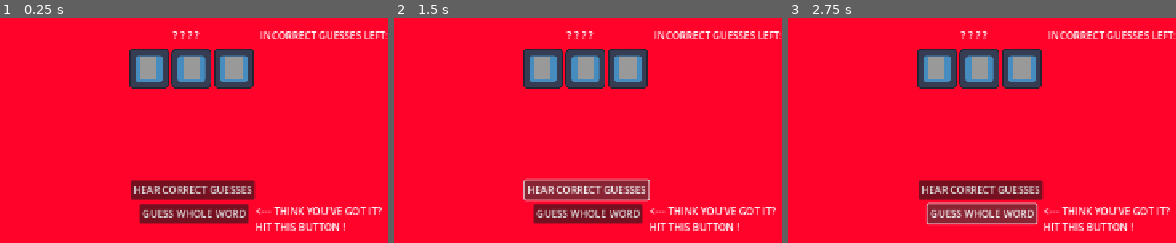
Above: before the commit, frames 1-3 (left to right).
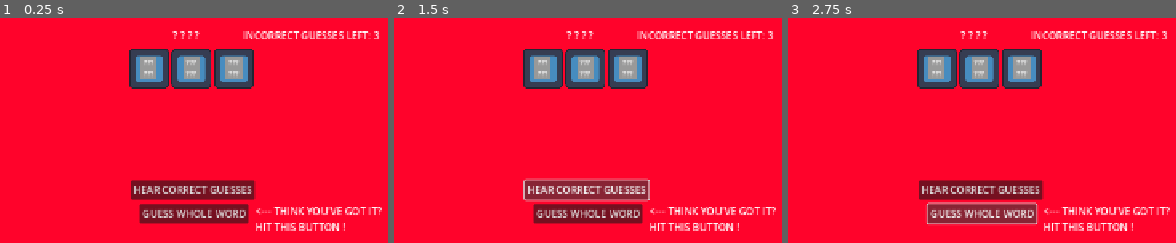
Above: after the commit, the same moments.

Repository: sym-z/phonetic-hangman
Game: Godot game, scene res://scenes/word_guesser/word_guesser.tscn
Same seed, same stepped clock (60 frames per second), same inputs: the game is played once before the commit and once after it. The project has no main scene, so this scene is started directly. The engine's default icon, where the game draws it, is replaced by a stand-in: a white triangle on a blue panel in a dark square. Sound files missing from this copy of the repository are replaced by a short silence.
Inputs:
- Up to frame 1 (0.25 s): no input
- Up to frame 2 (1.5 s): click "GUESS SOUND" at 0.5 s; click "HEAR CORRECT GUESSES" at 1.25 s
- Up to frame 3 (2.75 s): click "GUESS WHOLE WORD" at 2 s
The pictures show only the part of the screen within x 50-100%, y 0-50%; the shares and areas given below are measured in that part.

The runs differ from the first frame. In frame 1, 1.2% of the frame differs, in the area x 37-100%, y 5-26%; in frame 2, 1.2%; in frame 3, 1.2%.

Commit message:
Guesses display as correct guesses are made

Diff:
--- a/src/prefabs/phoneme_selection/phoneme_selection.gd
+++ b/src/prefabs/phoneme_selection/phoneme_selection.gd
@@ -8,35 +8,47 @@
 @export var play_button : Button
 @export var speaker : AudioStreamPlayer
 
+# Initialize these before instantiation
 var letters : String = ""
 var word : String = ""
 var sound : AudioStreamMP3
 
 signal added
 
+var is_guess : bool = false
 # Instantiate scene nodes with values given by the phoneme assembler
 func _ready():
-	letter_representation.text = letters
-	word_example.text = word
-	speaker.stream = sound
+	if !is_guess:
+		letter_representation.text = letters
+		word_example.text = word
+		speaker.stream = sound
+	else:
+		letter_representation.text = "???"
+		word_example.text = "???"
+
+func set_phoneme_by_id(id : int):
+	letter_representation.text = Libraries.letter_lib[id]
+	word_example.text = Libraries.word_lib[id]
+	speaker.stream = Libraries.sound_lib[id]
 
 
 # Called every frame. 'delta' is the elapsed time since the previous frame.
 func _process(delta):
 	pass
 
-
 func _on_mouse_detector_mouse_entered():
-	print("Mouse entered: ", letter_representation.text)
-	play_button.visible = true
-	add_button.visible = true
+	if !is_guess:
+		print("Mouse entered: ", letter_representation.text)
+		play_button.visible = true
+		add_button.visible = true
 
 
 
 func _on_mouse_detector_mouse_exited():
-	print("Mouse exited: ", letter_representation.text)
-	play_button.visible = false
-	add_button.visible = false
+	if !is_guess:
+		print("Mouse exited: ", letter_representation.text)
+		play_button.visible = false
+		add_button.visible = false
 
 
 func _on_add_pressed():
--- a/src/scenes/word_guesser/word_guesser.gd
+++ b/src/scenes/word_guesser/word_guesser.gd
@@ -47,7 +47,10 @@
 		num_letters.text.erase(num_letters.text.length()-1,1)
 
 func guesses_changed():
-	num_guesses.text = "INCORRECT GUESSES LEFT: " + str(guesses)
+	if guesses == 0:
+		print("GAME OVER")
+	else:
+		num_guesses.text = "INCORRECT GUESSES LEFT: " + str(guesses)
 
 func phoneme_selected():
 	if current_selection != NO_SELECTION:
@@ -61,13 +64,25 @@
 	phoneme_selected()
 
 func guess(guess_id : int):
-	for id in Globals.decoded_built_word:
-		if guess_id == id:
-			pass
-	pass
+	#TODO: Handle guessing a correct guess multiple times? Does it matter?
+	var amount_correct : int = 0
+	for i in range(0, Globals.decoded_built_word.size()):
+		if guess_id == Globals.decoded_built_word[i]:
+			# change guess container in the same spot
+			guess_container.get_children()[i].set_phoneme_by_id(guess_id)
+			amount_correct += 1
+	if amount_correct == 0:
+		guesses -= 1
+		guesses_changed()
 
 func initialize_guess_container():
 	for sound in Globals.decoded_built_word:
 		var mystery_sound = mystery_guess.instantiate()
+		mystery_sound.is_guess = true
 		guess_container.add_child(mystery_sound)
 	print(guess_container.get_children())
+
+
+func _on_guess_sound_pressed() -> void:
+	if current_selection != NO_SELECTION:
+		guess(current_selection)
--- a/src/scenes/word_guesser/word_guesser.tscn
+++ b/src/scenes/word_guesser/word_guesser.tscn
@@ -65,11 +65,11 @@
 horizontal_alignment = 1
 
 [node name="Guesses Left" type="Label" parent="Guess State"]
-offset_left = 1075.0
+offset_left = 1047.0
 offset_top = 16.0
-offset_right = 1254.0
+offset_right = 1265.0
 offset_bottom = 39.0
-text = "INCORRECT GUESSES: 3"
+text = "INCORRECT GUESSES LEFT: 3"
 
 [node name="Guess Word Info" type="Label" parent="Guess State"]
 offset_left = 1067.0
@@ -156,3 +156,5 @@
 offset_right = -109.252
 offset_bottom = 136.256
 text = "EXIT TO MENU"
+
+[connection signal="pressed" from="Guessing Window/Guess Sound" to="." method="_on_guess_sound_pressed"]
